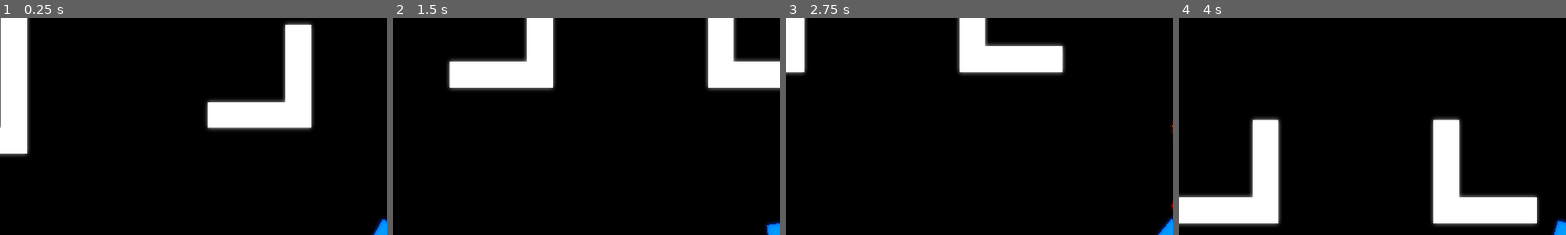
Above: before the commit, frames 1-4 (left to right).
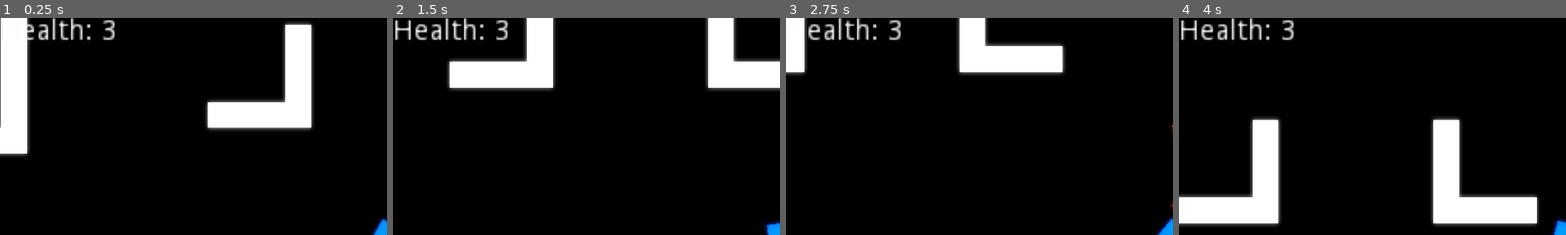
Above: after the commit, the same moments.

Repository: Kirottu/perttishooter
Game: Godot game, scene res://Scenes/Level.tscn
Same seed, same stepped clock (60 frames per second), same inputs: the game is played once before the commit and once after it.
Inputs (mouse positions are % of the whole screen's width and height, from its top left):
- Up to frame 1 (0.25 s): no input
- Up to frame 2 (1.5 s): tap Enter at 0.5 s; move the mouse to (72, 45) at 0.52 s; hold D (right) 0.53-1.28 s; hold Space (fire) 0.53-1.28 s; move the mouse to (30, 55) at 1.27 s; hold S (down) from 1.28 s (still down); tap Space (fire) at 1.35 s
- Up to frame 3 (2.75 s): move the mouse to (60, 28) at 2.02 s; release S (down) at 2.03 s; hold D (right) from 2.03 s (still down); hold Space (fire) from 2.03 s (still down)
- Up to frame 4 (4 s): move the mouse to (45, 70) at 2.77 s; release D (right) at 2.78 s; release Space (fire) at 2.78 s; hold W (up) 2.78-3.53 s; tap Space (fire) at 2.85 s; move the mouse to (80, 65) at 3.52 s; hold A (left) from 3.53 s (still down); hold Space (fire) from 3.53 s (still down)
The pictures show only the part of the screen within x 0-50%, y 0-50%; the shares and areas given below are measured in that part.

The runs differ from the first frame. In frame 1, 1.0% of the frame differs, in the area x 7-30%, y 0-11%; in frame 2, 1.3%, in the area x 0-30%, y 0-11%; in frame 3, 1.1%; in frame 4, 1.3%.

Commit message:
Added gameover functionality, added enemy health and added Pertti health.

Diff:
--- a/Scenes/Level.tscn
+++ b/Scenes/Level.tscn
@@ -99,6 +99,15 @@
 "_edit_use_anchors_": false
 }
 
+[node name="Label" type="Label" parent="HUD"]
+margin_right = 40.0
+margin_bottom = 14.0
+rect_scale = Vector2( 5, 5 )
+text = "Health: "
+__meta__ = {
+"_edit_use_anchors_": false
+}
+
 [node name="SpawnPoints" type="Node2D" parent="."]
 
 [node name="SpawnPoint1" type="Node2D" parent="SpawnPoints"]
@@ -150,3 +159,5 @@
 
 [node name="SpawnPoint8" type="Node2D" parent="SpawnPoints2"]
 position = Vector2( 2143.92, 1077.85 )
+[connection signal="damage_taken" from="Pertti" to="." method="_on_Pertti_damage_taken"]
+[connection signal="gameover" from="Pertti" to="." method="_on_Pertti_gameover"]
--- a/Scenes/Pertti.tscn
+++ b/Scenes/Pertti.tscn
@@ -1,10 +1,13 @@
-[gd_scene load_steps=4 format=2]
+[gd_scene load_steps=5 format=2]
 
 [ext_resource path="res://Assets/Textures/blue.png" type="Texture" id=1]
 [ext_resource path="res://Scripts/Pertti.gd" type="Script" id=2]
 
 [sub_resource type="RectangleShape2D" id=1]
 extents = Vector2( 30, 30 )
+
+[sub_resource type="RectangleShape2D" id=2]
+extents = Vector2( 31, 31 )
 
 [node name="Pertti" type="KinematicBody2D"]
 script = ExtResource( 2 )
@@ -22,3 +25,9 @@
 
 [node name="Camera2D" type="Camera2D" parent="."]
 current = true
+
+[node name="Area2D" type="Area2D" parent="."]
+
+[node name="CollisionShape2D" type="CollisionShape2D" parent="Area2D"]
+shape = SubResource( 2 )
+[connection signal="body_entered" from="Area2D" to="." method="_on_Area2D_body_entered"]
--- a/Scripts/Enemy.gd
+++ b/Scripts/Enemy.gd
@@ -3,6 +3,7 @@
 onready var nav_2d = get_node("Navigation2D")
 onready var line_2d = get_node("Line2D")
 
+var health = Settings.enemy_health
 var path
 var pertti
 var path_update_timer = 30
@@ -12,6 +13,8 @@
 	set_process(false)
 
 func _process(delta):
+	look_at(pertti.position)
+
 	var move_distance = Settings.enemy_speed * delta
 
 	move_along_path(move_distance)
@@ -27,7 +30,9 @@
 func _on_Area2D_body_entered(body):
 
 	if "Bullet" in body.name:
-		queue_free()
+		health -= 1
+		if health == 0:
+			queue_free()
 
 func move_along_path(distance : float):
 	var start_point = position
--- a/Scripts/Level.gd
+++ b/Scripts/Level.gd
@@ -2,8 +2,9 @@
 
 onready var pertti : KinematicBody2D = $Pertti
 onready var spawn_points = [$SpawnPoints/SpawnPoint1, $SpawnPoints/SpawnPoint2, $SpawnPoints/SpawnPoint3, $SpawnPoints/SpawnPoint4, $SpawnPoints/SpawnPoint5, $SpawnPoints/SpawnPoint6, $SpawnPoints/SpawnPoint7, $SpawnPoints/SpawnPoint8]
-onready var nav_2d = $Navigation2D
+onready var health_label = $HUD/Label
 
+var gameover = false
 var rng = RandomNumberGenerator.new()
 var enemy_scene = preload("res://Scenes/Enemy.tscn")
 var path
@@ -12,15 +13,17 @@
 func _ready():
 	$HUD/ColorRect.set_size(Vector2(get_viewport().size.x, get_viewport().size.y))
 	get_viewport().connect("size_changed", self, "_on_viewport_size_changed")
+	health_label.text = "Health: " + str(Settings.pertti_health)
 
 func _physics_process(delta):
-	if spawn_timer > 0:
-		spawn_timer -= 1
-	if spawn_timer == 0:
-		rng.randomize()
-		spawn_timer = rng.randi_range(60, 180)
-		rng.randomize()
-		_spawn_enemy(rng.randi_range(0,7))
+	if !gameover:
+		if spawn_timer > 0:
+			spawn_timer -= 1
+		if spawn_timer == 0:
+			rng.randomize()
+			spawn_timer = rng.randi_range(60, 180)
+			rng.randomize()
+			_spawn_enemy(rng.randi_range(0,7))
 
 
 func _on_viewport_size_changed():
@@ -32,3 +35,11 @@
 	enemy.position = sel_spawn_point.position
 	add_child(enemy)
 	enemy.set_pertti_ref(pertti)
+
+
+func _on_Pertti_damage_taken(health):
+	health_label.text = "Health: " + str(health)
+
+
+func _on_Pertti_gameover():
+	gameover = true
--- a/Scripts/Pertti.gd
+++ b/Scripts/Pertti.gd
@@ -1,20 +1,26 @@
 extends KinematicBody2D
 
+signal gameover
+signal damage_taken
 signal moved
 
 var bullet = preload("res://Scenes/Bullet.tscn")
 var movement = Vector2()
 
+var gameover = false
 var can_fire = true
+var health = Settings.pertti_health
 
 func _process(delta):
 	look_at(get_global_mouse_position())
 
 
 func _physics_process(delta):
-	_move()
-	if Input.is_action_pressed("fire") and can_fire:
-		_fire()
+	if !gameover:
+		_move()
+	if !gameover:
+		if Input.is_action_pressed("fire") and can_fire:
+			_fire()
 
 func _fire():
 	var bullet_instance = bullet.instance()
@@ -42,3 +48,11 @@
 	move_and_slide(movement)
 	movement.x = 0
 	movement.y = 0
+
+func _on_Area2D_body_entered(body):
+	if "Enemy" in body.name:
+		health -= 1
+		emit_signal("damage_taken", health)
+		if health == 0:
+			gameover = true
+			emit_signal("gameover")
--- a/Scripts/Settings.gd
+++ b/Scripts/Settings.gd
@@ -5,3 +5,6 @@
 var fire_rate = 0.3
 var spawn_timer = 180
 var enemy_speed = 300
+var enemy_health = 5
+var pertti_health = 3
+var gameover = false
